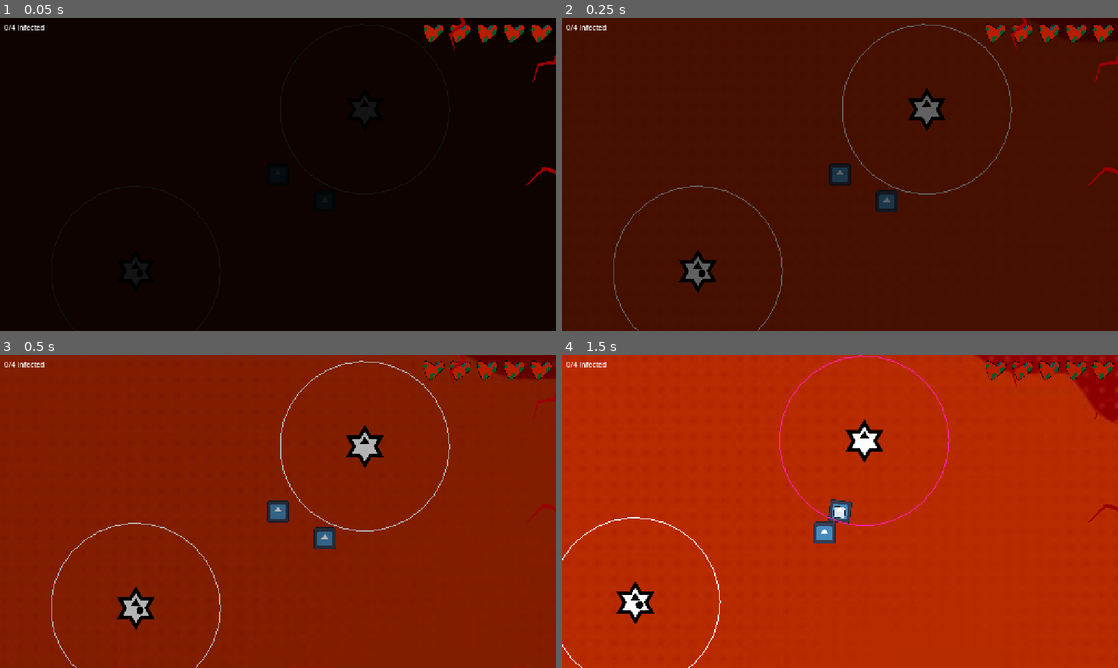
Above: before the commit, frames 1-4 (two rows, left to right).
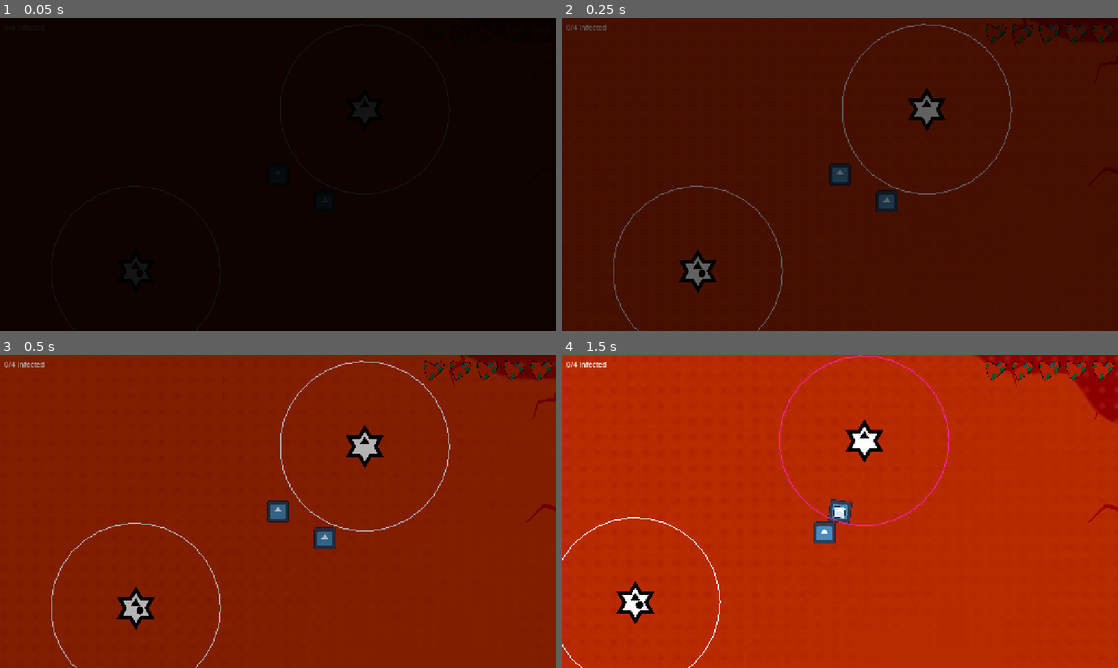
Above: after the commit, the same moments.

Repository: MarkusSecundus/GlobalJam_2026
Game: Godot game, scene res://maps/test_map.tscn
The game is run twice, just before and just after one commit, with the same random seed, the same clock (stepped at 60 frames per second) and the same inputs. The engine's default icon, where the game draws it, is replaced by a stand-in: a white triangle on a blue panel in a dark square.
Inputs:
- Up to frame 1 (0.05 s): no input
- Up to frame 2 (0.25 s): no input
- Up to frame 3 (0.5 s): no input
- Up to frame 4 (1.5 s): hold D (Right) 0.53-1.28 s; tap 1 (Mask1) at 0.6 s; hold S (Down) from 1.28 s (still down); tap 2 (Mask2) at 1.35 s

The runs differ from the first frame. In frame 1, 0.9% of the frame differs, in the area x 0-100%, y 0-54%; in frame 2, 0.9%; in frame 3, 0.9%; in frame 4, nothing differs.

Commit message:
fix fader not being on top

Diff:
--- a/scripts/util/dialog_system/dialog_custom_actions/Fader.tscn
+++ b/scripts/util/dialog_system/dialog_custom_actions/Fader.tscn
@@ -9,24 +9,12 @@
 [sub_resource type="GradientTexture1D" id="GradientTexture1D_n0ewl"]
 gradient = SubResource("Gradient_eb1j1")
 
-[node name="Fader" type="Control" unique_id=1297533836]
-layout_mode = 3
-anchors_preset = 15
-anchor_right = 1.0
-anchor_bottom = 1.0
-offset_left = -13736.0
-offset_top = -7512.0
-offset_right = 8640.0
-offset_bottom = 5656.0
-grow_horizontal = 2
-grow_vertical = 2
-mouse_filter = 2
-mouse_behavior_recursive = 1
-script = ExtResource("1_cgpwj")
+[node name="Fader" type="CanvasLayer" unique_id=532284007]
+layer = 7
 
 [node name="Fader" type="TextureRect" parent="." unique_id=1572047129]
-z_index = 500
-layout_mode = 1
+z_index = 4096
+z_as_relative = false
 anchors_preset = -1
 anchor_right = 1.0090001
 anchor_bottom = 1.0
@@ -36,3 +24,4 @@
 mouse_behavior_recursive = 1
 texture = SubResource("GradientTexture1D_n0ewl")
 expand_mode = 1
+script = ExtResource("1_cgpwj")
Not shown: 1 places in scripts/util/dialog_system/dialog_custom_actions/Fader.tscn that only renumber resources
